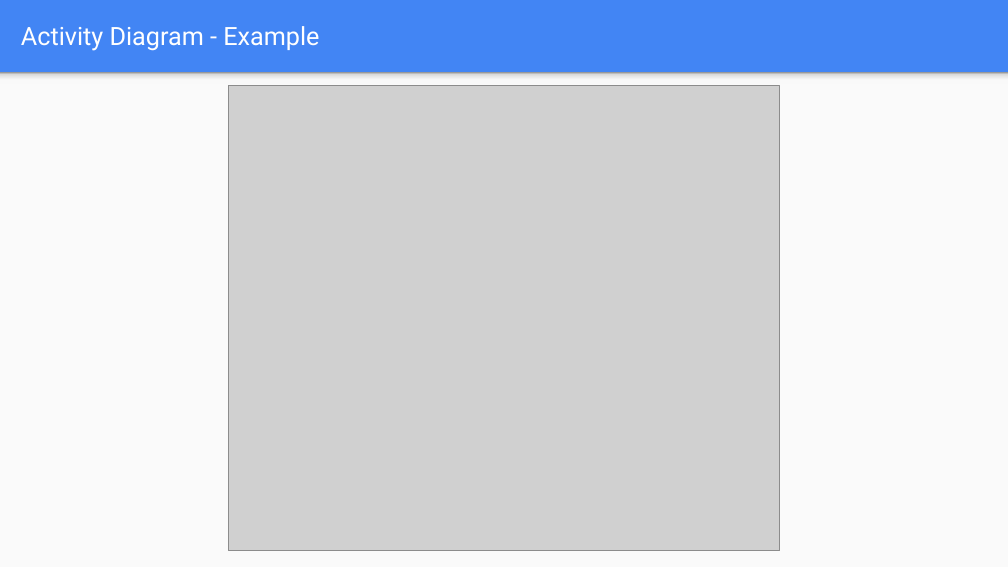
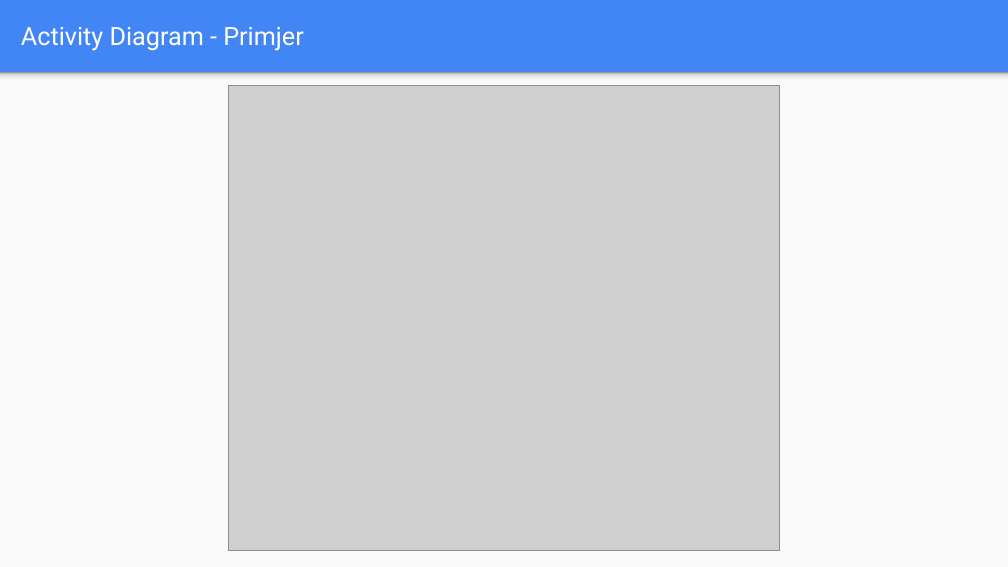
Before and after one commit to ebabic1/OOAD-G6-FAAME, a slide deck: slide 9 of Prezentacija/Prezentacija.pptx. Drawn at 1008x567 pixels with LibreOffice and Linux fonts; fonts in the diff are those of the drawing; grey boxes stand for pictures. Boxes give left, top, right and bottom in pixels: in the first picture for what was removed or moved away, otherwise in the second. Text is boxed around its words. In the diff, an @@ line names an element or a change of style, - is before the commit and + after.

```diff
--- a/Prezentacija/Prezentacija.pptx
+++ b/Prezentacija/Prezentacija.pptx
@@ title at [21,27,303,51]: text changed @@
-Activity Diagram - Example
+Activity Diagram - Primjer
```
Also in this commit, not shown: 12 other slides changed, 2 slides added.
